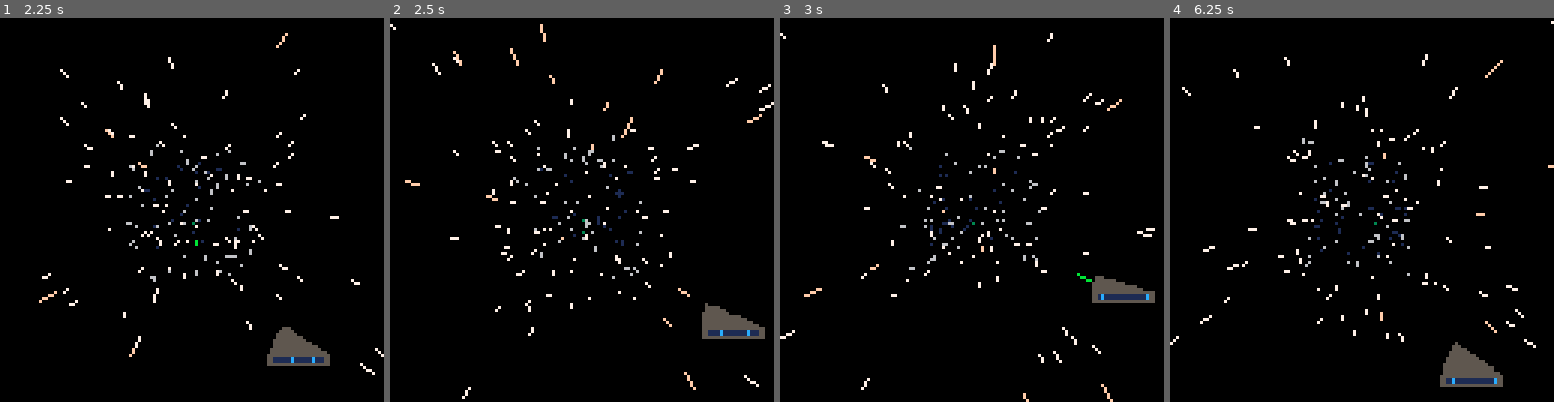
Above: before the commit, frames 1-4 (left to right).
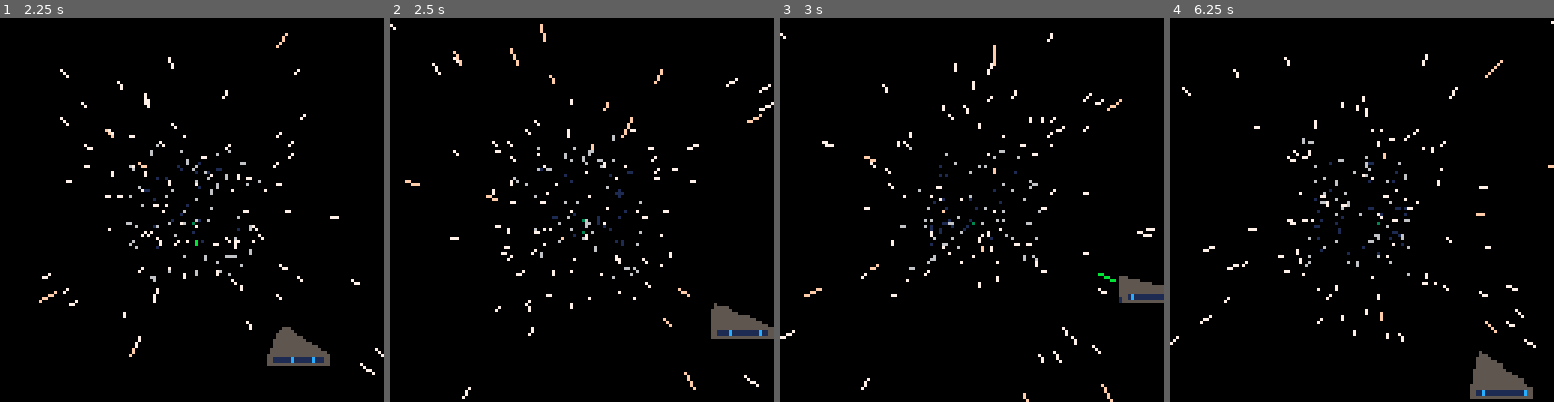
Above: after the commit, the same moments.

Repository: brxck/pico-starfinder
Game: PICO-8 cartridge starfield.p8
Same seed, same stepped clock (60 frames per second), same inputs: the game is played once before the commit and once after it.
Inputs:
- Up to frame 1 (2.25 s): tap X (X key) at 0.33, 1.07, 1.85 s; tap O (Z key) at 0.7, 1.7, 2.1 s; hold Right 1.6-2.1 s; hold Up from 2.15 s (still down)
- Up to frame 2 (2.5 s): release Up at 2.42 s; hold Right from 2.47 s (still down)
- Up to frame 3 (3 s): keep holding Right; tap O (Z key) at 2.5, 2.9 s; tap X (X key) at 2.97 s
- Up to frame 4 (6.25 s): release Right at 3.03 s; hold Left 3.08-3.58 s; tap O (Z key) every 0.4 s from 3.3 to 6.1 s; hold Down 3.63-3.97 s; hold Right 4.02-4.68 s; tap X (X key) at 4.08, 5.2 s; hold Up 4.73-5.03 s; hold Left 5.08-5.68 s; hold Down 5.73-6.03 s; hold Right from 6.08 s (still down)

Frame 1 is identical in both runs. In frame 2, 0.5% of the frame differs, in the area x 81-100%, y 74-84%; in frame 3, 0.9%; in frame 4, 1.8%, in the area x 53-95%, y 53-100%.

Commit message:
Allow ship to move slightly offscreen

Diff:
--- a/starfield.p8
+++ b/starfield.p8
@@ -77,8 +77,8 @@
 		ship.dy-=0.02
 	end
 
-	ship.x=mid(ship.x+ship.dx,-60,60-ship.width)
-	ship.y=mid(ship.y+ship.dy,-60,60)
+	ship.x=mid(ship.x+ship.dx,-70,70-ship.width)
+	ship.y=mid(ship.y+ship.dy,-70,70)
 end
 
 function boost()
